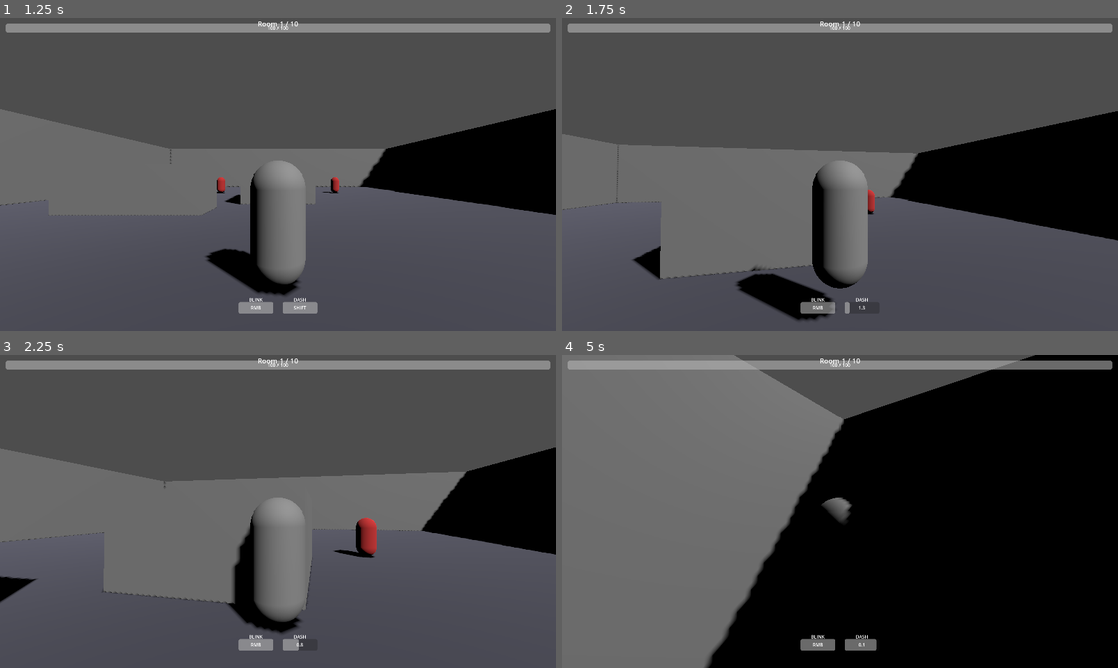
Above: before the commit, frames 1-4 (two rows, left to right).
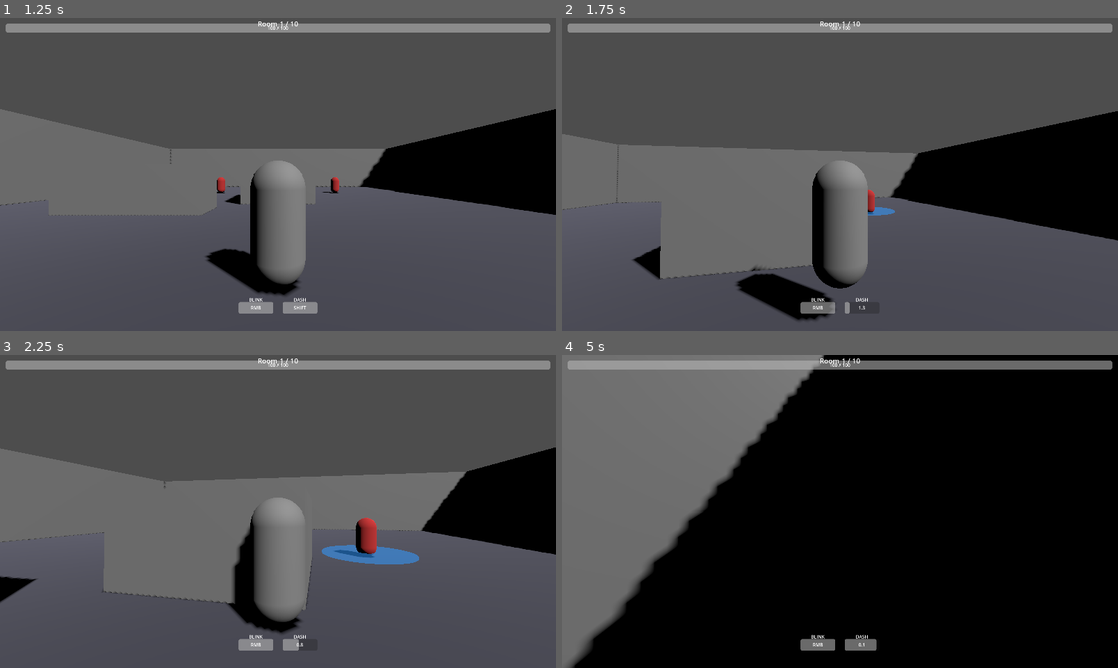
Above: after the commit, the same moments.

Repository: JingByTheDoor/Blink-blade
Game: Godot game, scene res://scenes/main/main_menu.tscn
The game is run twice, just before and just after one commit, with the same random seed, the same clock (stepped at 60 frames per second) and the same inputs.
Inputs (mouse positions are in pixels of both pictures, inside the frame that each line leads up to):
- Up to frame 1 (1.25 s): click "START RUN" at 0.5 s
- Up to frame 2 (1.75 s): tap Enter at 1.25 s; move the mouse to (867, 174) at 1.27 s; hold W (move_forward) from 1.28 s (still down); right-click (867, 174) at 1.35 s; tap Space (jump) at 1.52 s; tap Shift (dash) at 1.55 s
- Up to frame 3 (2.25 s): keep holding W (move_forward); move the mouse to (250, 511) at 2.02 s; tap Shift (dash) at 2.1 s
- Up to frame 4 (5 s): keep holding W (move_forward); tap Space (jump) at 2.27, 3.77, 4.52 s; right-click (812, 511) at 2.3 s; move the mouse to (851, 505) at 2.77 s; right-click (851, 505) at 2.85 s; tap Shift (dash) at 3.05, 3.6, 4.55 s; move the mouse to (834, 517) at 3.52 s; right-click (834, 517) at 3.8 s; move the mouse to (878, 514) at 4.27 s; click (878, 514) at 4.35 s

Frame 1 is identical in both runs. In frame 2, less than 0.1% of the frame differs, in the area x 55-60%, y 60-64%; in frame 3, 0.7%; in frame 4, 21%, in the area x 1-85%, y 0-100%.

Commit message:
Refactor visual effects to duplicate materials for trail and slash effects, ensuring shared resources remain unmutated

Diff:
--- a/scenes/effects/dash_effect.gd
+++ b/scenes/effects/dash_effect.gd
@@ -10,6 +10,9 @@
 	if trail and trail.get_active_material(0):
 		var mat = trail.get_active_material(0) as StandardMaterial3D
 		if mat:
+			# Duplicate to avoid mutating the shared resource for future instances.
+			mat = mat.duplicate()
+			trail.set_surface_override_material(0, mat)
 			var tween = create_tween()
 			tween.tween_property(mat, "albedo_color:a", 0.0, 0.3)
 
--- a/scenes/effects/slash_effect.gd
+++ b/scenes/effects/slash_effect.gd
@@ -14,6 +14,9 @@
 
 		var mat = mesh.get_active_material(0) as StandardMaterial3D
 		if mat:
+			# Duplicate to avoid mutating the shared resource for future instances.
+			mat = mat.duplicate()
+			mesh.set_surface_override_material(0, mat)
 			tween.tween_property(mat, "albedo_color:a", 0.0, 0.2)
 
 	# Self destruct
--- a/scenes/player/player.gd
+++ b/scenes/player/player.gd
@@ -13,6 +13,7 @@
 @onready var mesh: MeshInstance3D = $Mesh
 @onready var hitbox: Hitbox = $Hitbox
 @onready var blink_target_indicator: Node3D = $BlinkTargetIndicator
+@onready var blink_indicator_mesh: MeshInstance3D = $BlinkTargetIndicator/MeshInstance3D
 @onready var animation_player: AnimationPlayer = $AnimationPlayer
 @onready var state_machine: StateMachine = $StateMachine
 
@@ -32,8 +33,20 @@
 const ATTACK_DURATION: float = 0.3
 const ATTACK_COOLDOWN: float = 0.1
 const BLINK_SLOWMO_SCALE: float = 0.45
-const BLINK_SLOWMO_DURATION: float = 0.35
+const BLINK_SLOWMO_DURATION: float = 0.46
 const HIT_REPOSITION_DISTANCE: float = 2.0
+const HIT_REPOSITION_DURATION: float = 0.12
+const ATTACK_CHOREO_DISTANCE: float = 0.9
+const ATTACK_CHOREO_LUNGE_TIME: float = 0.1
+const ATTACK_CHOREO_RECOVER_TIME: float = 0.12
+const ATTACK_CHOREO_SIDE_ANGLE: float = 18.0
+const ATTACK_SLASH_OFFSET: float = 1.1
+const ATTACK_SLASH_HEIGHT: float = 1.1
+const BLINK_AURA_RADIUS: float = 1.6
+const BLINK_AURA_HEIGHT: float = 0.12
+const BLINK_AURA_OPACITY: float = 0.55
+const BLINK_AURA_COLOR: Color = Color(0.2, 0.6, 1.0, 1.0)
+const BLINK_AURA_EMISSION: float = 1.4
 
 # State tracking
 var current_attack: int = 0
@@ -51,6 +64,10 @@
 var blink_slowmo_end_time: float = 0.0
 var blink_slowmo_active: bool = false
 var hit_reposition_rng: RandomNumberGenerator = RandomNumberGenerator.new()
+var hit_reposition_tween: Tween = null
+var is_hit_repositioning: bool = false
+var attack_choreo_tween: Tween = null
+var is_attack_choreographing: bool = false
 
 # Dash state
 var dash_direction: Vector3 = Vector3.ZERO
@@ -63,6 +80,7 @@
 	add_to_group("player")
 	hitbox.hit_detected.connect(_on_hitbox_hit)
 	hit_reposition_rng.randomize()
+	_setup_blink_target_indicator()
 
 	# Initialize from GameState
 	_sync_from_game_state()
@@ -104,6 +122,9 @@
 		_process_dash(delta)
 	elif is_blinking:
 		pass  # Blink is instant
+	elif is_hit_repositioning or is_attack_choreographing:
+		velocity = Vector3.ZERO
+		_process_combat_input()
 	else:
 		_process_movement(delta)
 		_process_combat_input()
@@ -181,6 +202,8 @@
 
 	hitbox.activate(damage)
 	AudioManager.play_sfx("attack_" + str(current_attack))
+	_play_attack_choreography()
+	_spawn_attack_slash()
 
 	# Play attack animation
 	var anim_name = "attack_" + str(current_attack)
@@ -315,7 +338,7 @@
 	if blink_target_indicator:
 		if blink_target != null and blink_cooldown_timer <= 0:
 			blink_target_indicator.visible = true
-			blink_target_indicator.global_position = blink_target.global_position + Vector3.UP * 2
+			blink_target_indicator.global_position = blink_target.global_position + Vector3.UP * BLINK_AURA_HEIGHT
 		else:
 			blink_target_indicator.visible = false
 
@@ -376,8 +399,97 @@
 	direction = direction.normalized()
 	var new_position = hit_target.global_position + direction * HIT_REPOSITION_DISTANCE
 	new_position.y = global_position.y
-	global_position = new_position
-	look_at(hit_target.global_position, Vector3.UP)
+	_start_hit_reposition(new_position, hit_target)
+
+
+func _start_hit_reposition(new_position: Vector3, look_target: Node3D) -> void:
+	if hit_reposition_tween:
+		hit_reposition_tween.kill()
+	if attack_choreo_tween:
+		attack_choreo_tween.kill()
+		is_attack_choreographing = false
+
+	is_hit_repositioning = true
+	hit_reposition_tween = create_tween()
+	hit_reposition_tween.tween_property(self, "global_position", new_position, HIT_REPOSITION_DURATION).set_trans(Tween.TRANS_SINE).set_ease(Tween.EASE_OUT)
+	hit_reposition_tween.tween_callback(func():
+		is_hit_repositioning = false
+		if look_target and is_instance_valid(look_target):
+			look_at(look_target.global_position, Vector3.UP)
+	)
+
+
+func _play_attack_choreography() -> void:
+	if not is_on_floor():
+		return
+	if is_hit_repositioning:
+		return
+	if attack_choreo_tween:
+		attack_choreo_tween.kill()
+
+	var base_dir = _get_attack_direction()
+	var angle = 0.0
+	if current_attack == 1:
+		angle = -ATTACK_CHOREO_SIDE_ANGLE
+	elif current_attack == 2:
+		angle = ATTACK_CHOREO_SIDE_ANGLE
+
+	var move_dir = base_dir.rotated(Vector3.UP, deg_to_rad(angle))
+	var start_position = global_position
+	var target_position = global_position + move_dir * ATTACK_CHOREO_DISTANCE
+	target_position.y = global_position.y
+
+	is_attack_choreographing = true
+	attack_choreo_tween = create_tween()
+	attack_choreo_tween.tween_property(self, "global_position", target_position, ATTACK_CHOREO_LUNGE_TIME).set_trans(Tween.TRANS_SINE).set_ease(Tween.EASE_OUT)
+	attack_choreo_tween.tween_property(self, "global_position", start_position, ATTACK_CHOREO_RECOVER_TIME).set_trans(Tween.TRANS_SINE).set_ease(Tween.EASE_IN)
+	attack_choreo_tween.tween_callback(func():
+		is_attack_choreographing = false
+	)
+
+
+func _spawn_attack_slash() -> void:
+	var dir = _get_attack_direction()
+	var pos = global_position + Vector3.UP * ATTACK_SLASH_HEIGHT + dir * ATTACK_SLASH_OFFSET
+	EffectManager.spawn_slash_effect(pos, dir)
+
+
+func _get_attack_direction() -> Vector3:
+	var dir = Vector3.ZERO
+	if blink_target and is_instance_valid(blink_target):
+		dir = blink_target.global_position - global_position
+		dir.y = 0
+
+	if dir.length() <= 0.001:
+		dir = -global_transform.basis.z
+		dir.y = 0
+
+	if dir.length() <= 0.001:
+		dir = Vector3(0, 0, -1)
+
+	return dir.normalized()
+
+
+func _setup_blink_target_indicator() -> void:
+	if not blink_indicator_mesh:
+		return
+
+	var ring_mesh := CylinderMesh.new()
+	ring_mesh.top_radius = BLINK_AURA_RADIUS
+	ring_mesh.bottom_radius = BLINK_AURA_RADIUS
+	ring_mesh.height = 0.05
+	ring_mesh.radial_segments = 32
+	blink_indicator_mesh.mesh = ring_mesh
+	blink_indicator_mesh.cast_shadow = GeometryInstance3D.SHADOW_CASTING_SETTING_OFF
+
+	var mat := StandardMaterial3D.new()
+	mat.albedo_color = Color(BLINK_AURA_COLOR.r, BLINK_AURA_COLOR.g, BLINK_AURA_COLOR.b, BLINK_AURA_OPACITY)
+	mat.transparency = BaseMaterial3D.TRANSPARENCY_ALPHA
+	mat.shading_mode = BaseMaterial3D.SHADING_MODE_UNSHADED
+	mat.emission_enabled = true
+	mat.emission = BLINK_AURA_COLOR
+	mat.emission_energy_multiplier = BLINK_AURA_EMISSION
+	blink_indicator_mesh.material_override = mat
 
 
 func take_damage(amount: int) -> void:
